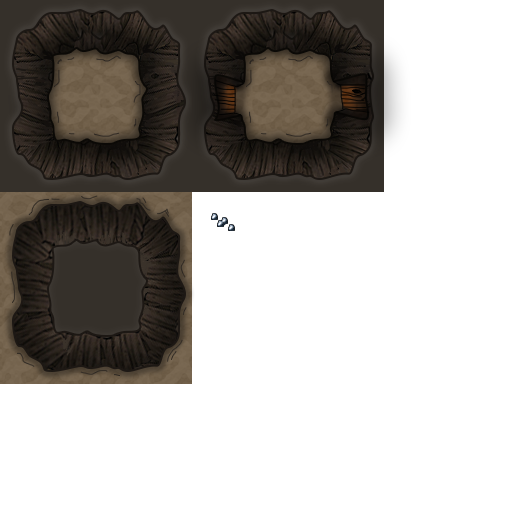
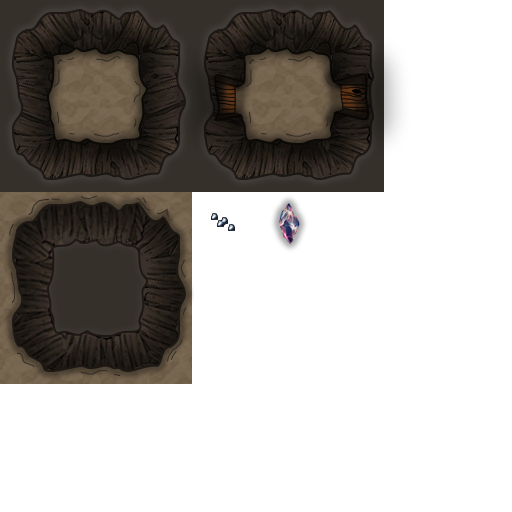
Comparing the layer stacks of the two w=512, h=512 images. Changes:
added layer "Layer 21" above "Layer 13" over [278, 203, 300, 244]
